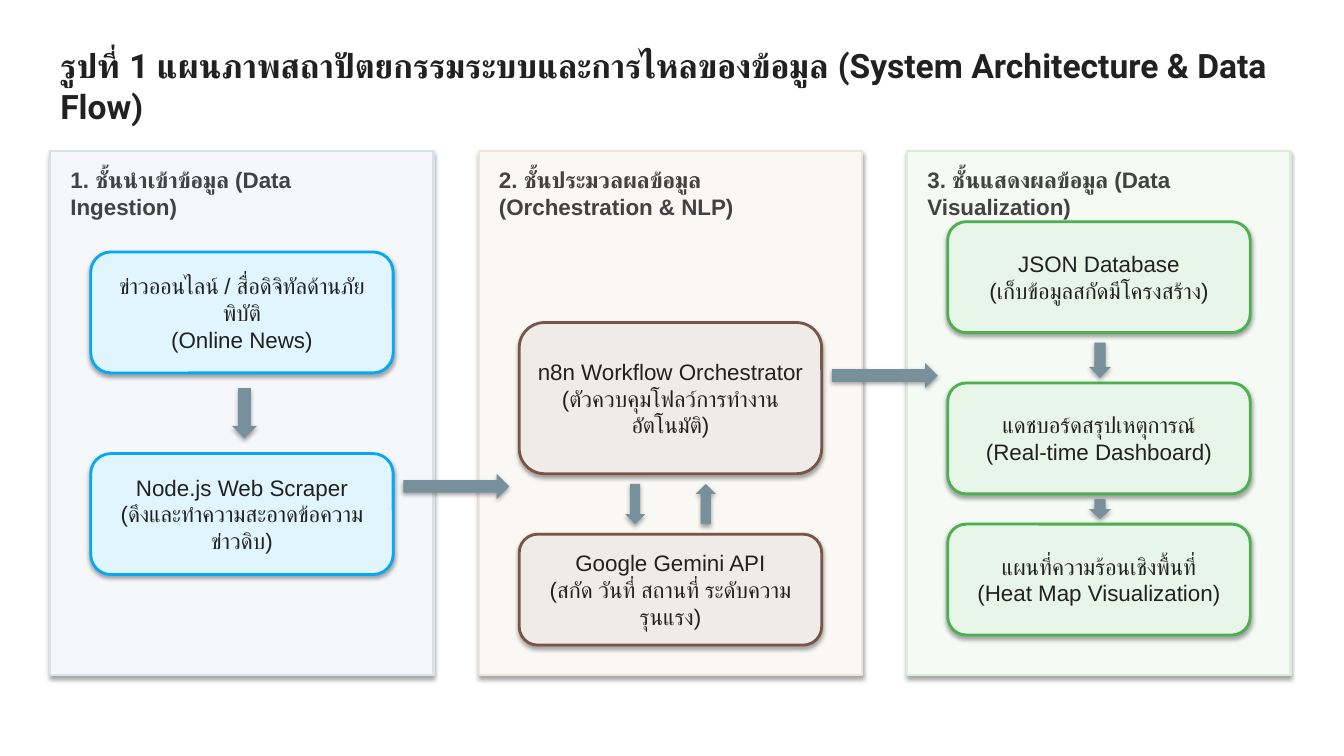
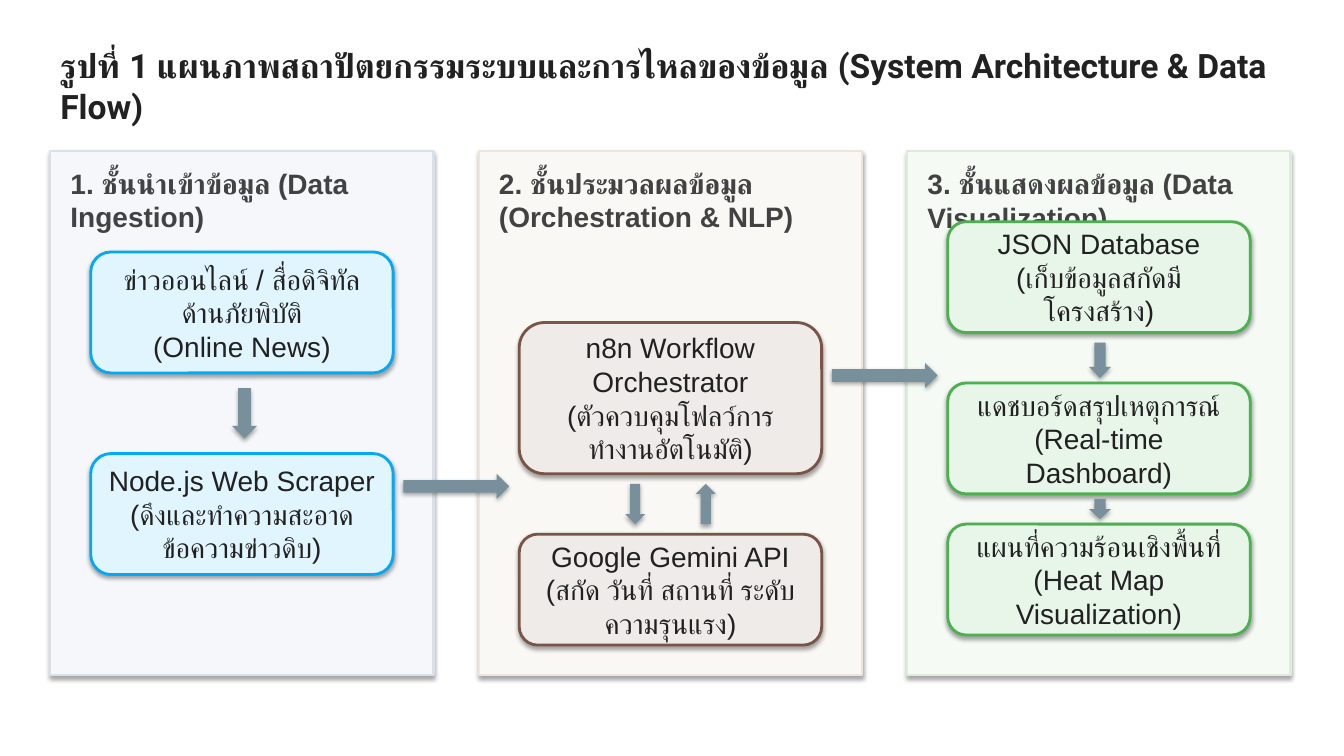
Before and after one commit to arc6828/promhod-py, a slide deck: slide 1 of paper/system_architecture.pptx. Drawn at 1344x756 pixels with LibreOffice and Linux fonts; fonts in the diff are those of the drawing. Boxes give left, top, right and bottom in pixels: in the first picture for what was removed or moved away, otherwise in the second. Text is boxed around its words. In the diff, an @@ line names an element or a change of style, - is before the commit and + after.

```diff
--- a/paper/system_architecture.pptx
+++ b/paper/system_architecture.pptx
@@ size 16 to 20 pt in 10 elements at <box>91,252,393,373</box>, <box>91,454,393,575</box>, <box>519,323,822,474</box>, <box>519,534,822,645</box>, <box>948,222,1250,333</box>, <box>948,383,1250,494</box>, <box>948,524,1250,635</box>, <box>70,172,348,233</box>, <box>927,173,1233,233</box>, <box>499,172,793,233</box> @@
```
Also in this commit, not shown: 6 other files.
